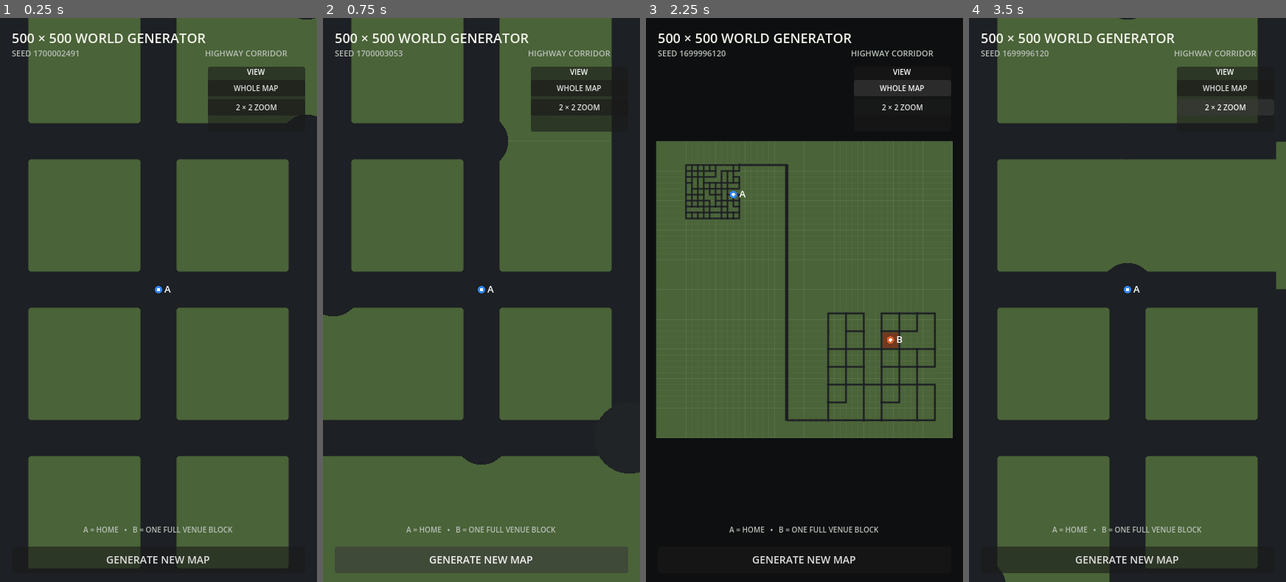
Above: before the commit, frames 1-4 (left to right).
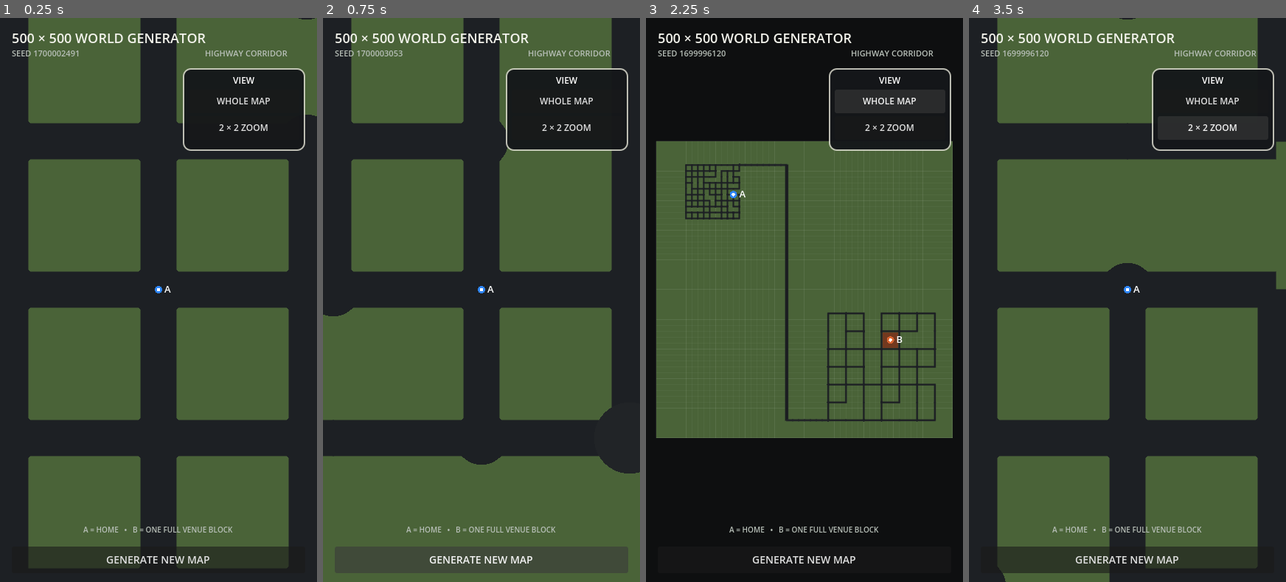
Above: after the commit, the same moments.

Repository: patrickcallahancomedy/comedian
Game: Godot game, scene res://scenes/drive/grid_world_prototype.tscn
Same seed, same stepped clock (60 frames per second), same inputs: the game is played once before the commit and once after it. This scene is started directly instead of the project's main scene.
Inputs:
- Up to frame 1 (0.25 s): no input
- Up to frame 2 (0.75 s): click "GENERATE NEW MAP" at 0.5 s
- Up to frame 3 (2.25 s): click "GENERATE NEW MAP" at 1.25 s; click "WHOLE MAP" at 2 s
- Up to frame 4 (3.5 s): click "2 × 2 ZOOM" at 2.75 s

The runs differ from the first frame. In frame 1, 2.5% of the frame differs, in the area x 57-97%, y 8-24%; in frame 2, 3.8%; in frame 3, 1.6%; in frame 4, 2.7%.

Commit message:
Make generator view settings visible

Diff:
--- a/godot/scenes/drive/grid_world_prototype.tscn
+++ b/godot/scenes/drive/grid_world_prototype.tscn
@@ -1,6 +1,22 @@
 [gd_scene format=3]
 
 [ext_resource type="Script" path="res://scripts/drive/grid_world_map.gd" id="1_map"]
+
+[sub_resource type="StyleBoxFlat" id="SettingsPanel"]
+bg_color = Color(0.08, 0.09, 0.10, 0.96)
+border_width_left = 2
+border_width_top = 2
+border_width_right = 2
+border_width_bottom = 2
+border_color = Color(0.85, 0.85, 0.80, 0.85)
+corner_radius_top_left = 10
+corner_radius_top_right = 10
+corner_radius_bottom_right = 10
+corner_radius_bottom_left = 10
+content_margin_left = 8.0
+content_margin_top = 8.0
+content_margin_right = 8.0
+content_margin_bottom = 8.0
 
 [node name="GridWorldPrototype" type="Control"]
 layout_mode = 3
@@ -62,11 +78,13 @@
 
 
 [node name="SettingsBox" type="PanelContainer" parent="."]
+z_index = 10
 layout_mode = 0
-offset_left = 282.0
-offset_top = 66.0
+offset_left = 248.0
+offset_top = 68.0
 offset_right = 414.0
-offset_bottom = 154.0
+offset_bottom = 180.0
+theme_override_styles/panel = SubResource("SettingsPanel")
 
 [node name="Layout" type="VBoxContainer" parent="SettingsBox"]
 layout_mode = 2
@@ -74,20 +92,23 @@
 
 [node name="SettingsLabel" type="Label" parent="SettingsBox/Layout"]
 layout_mode = 2
-theme_override_font_sizes/font_size = 10
+theme_override_colors/font_color = Color(1, 1, 1, 1)
+theme_override_font_sizes/font_size = 12
 text = "VIEW"
 horizontal_alignment = 1
 
 [node name="WholeMapButton" type="Button" parent="SettingsBox/Layout"]
 layout_mode = 2
 focus_mode = 0
-theme_override_font_sizes/font_size = 10
+custom_minimum_size = Vector2(0, 32)
+theme_override_font_sizes/font_size = 12
 text = "WHOLE MAP"
 
 [node name="ZoomMapButton" type="Button" parent="SettingsBox/Layout"]
 layout_mode = 2
 focus_mode = 0
-theme_override_font_sizes/font_size = 10
+custom_minimum_size = Vector2(0, 32)
+theme_override_font_sizes/font_size = 12
 text = "2 × 2 ZOOM"
 
 [node name="Legend" type="Label" parent="."]
